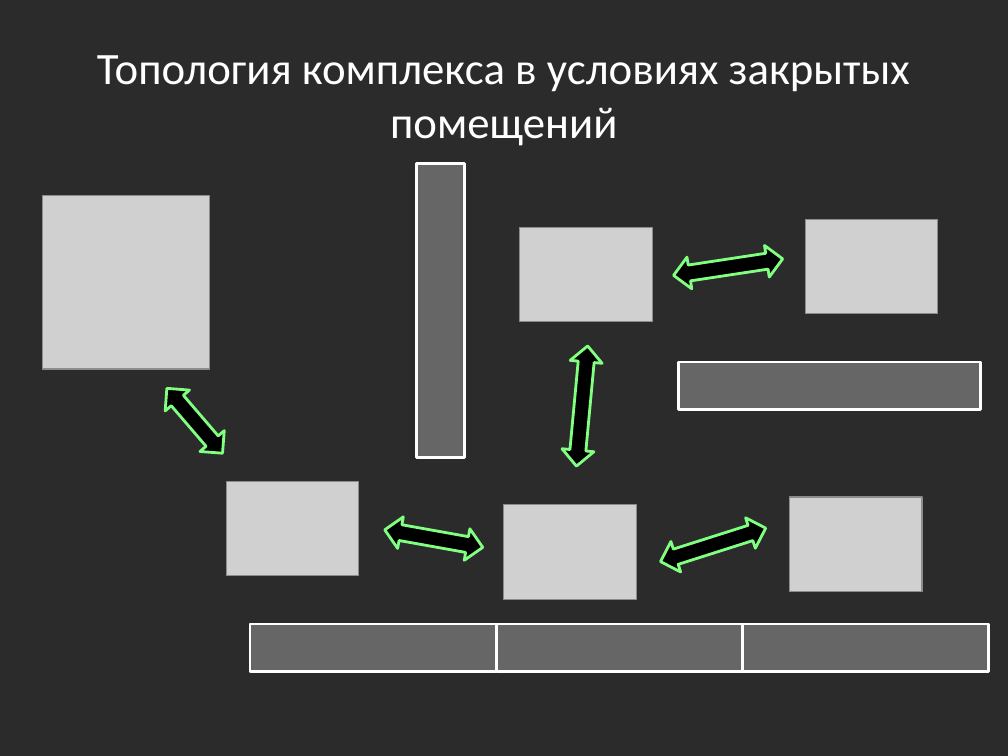
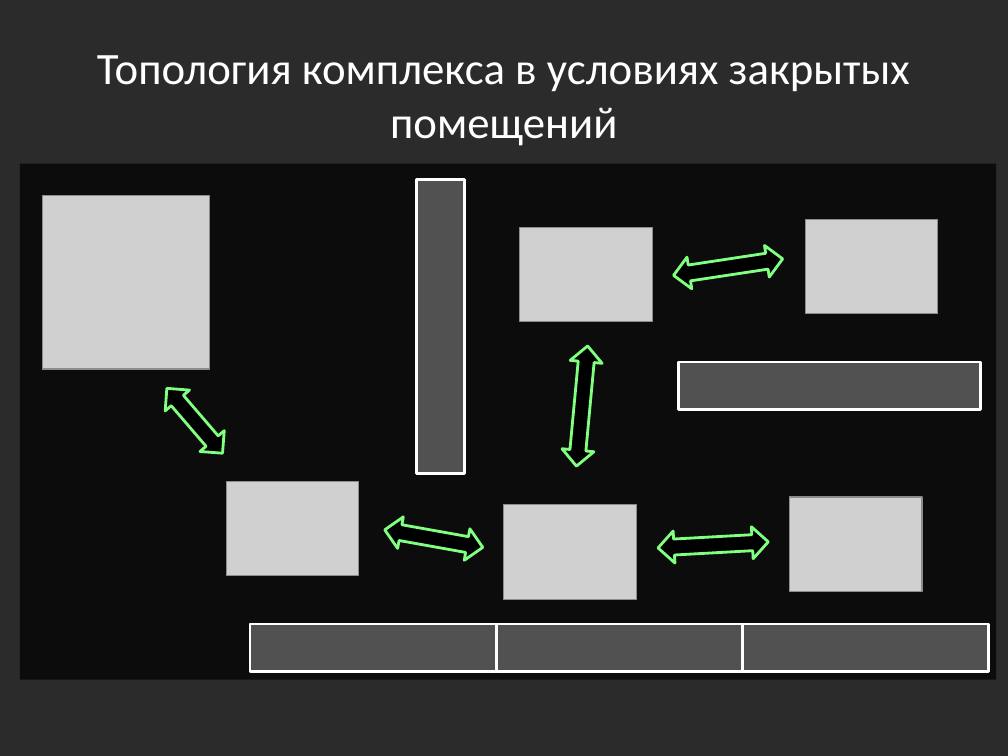
Before and after one commit to yaceq/quadro-xds, a slide deck: slide 5 of Docs/Medias2012_dhg.pptx. Drawn at 1008x756 pixels with LibreOffice and Linux fonts; fonts in the diff are those of the drawing; grey boxes stand for pictures; background and template pictures are left out; a plain dark background stands for a picture behind light text. Boxes give left, top, right and bottom in pixels: in the first picture for what was removed or moved away, otherwise in the second. Text is boxed around its words. In the diff, an @@ line names an element or a change of style, - is before the commit and + after.

```diff
--- a/Docs/Medias2012_dhg.pptx
+++ b/Docs/Medias2012_dhg.pptx
@@ rectangle added at [20,163,997,679], fill #000000 at 70% opacity @@
@@ rectangle: place and size @@
-rectangle at [416,163,464,457]
+rectangle at [416,179,464,473]
@@ left right arrow at [657,526,769,564]: rotation 342 to 356 degrees @@
```
Also in this commit, not shown: 5 other slides changed, 4 slides added.
